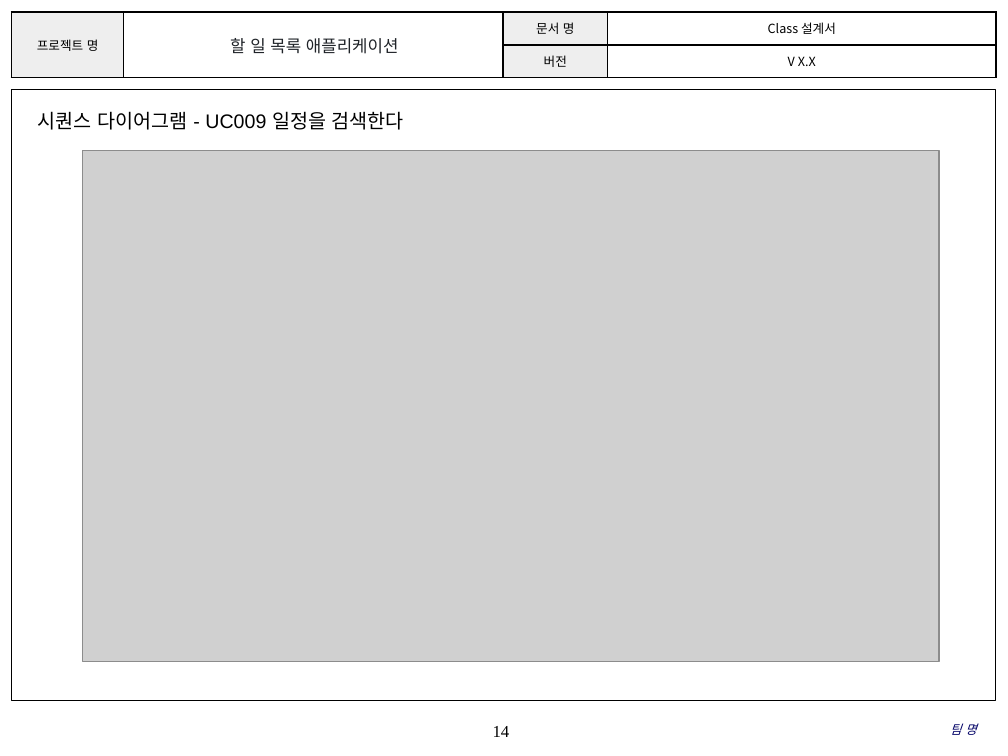
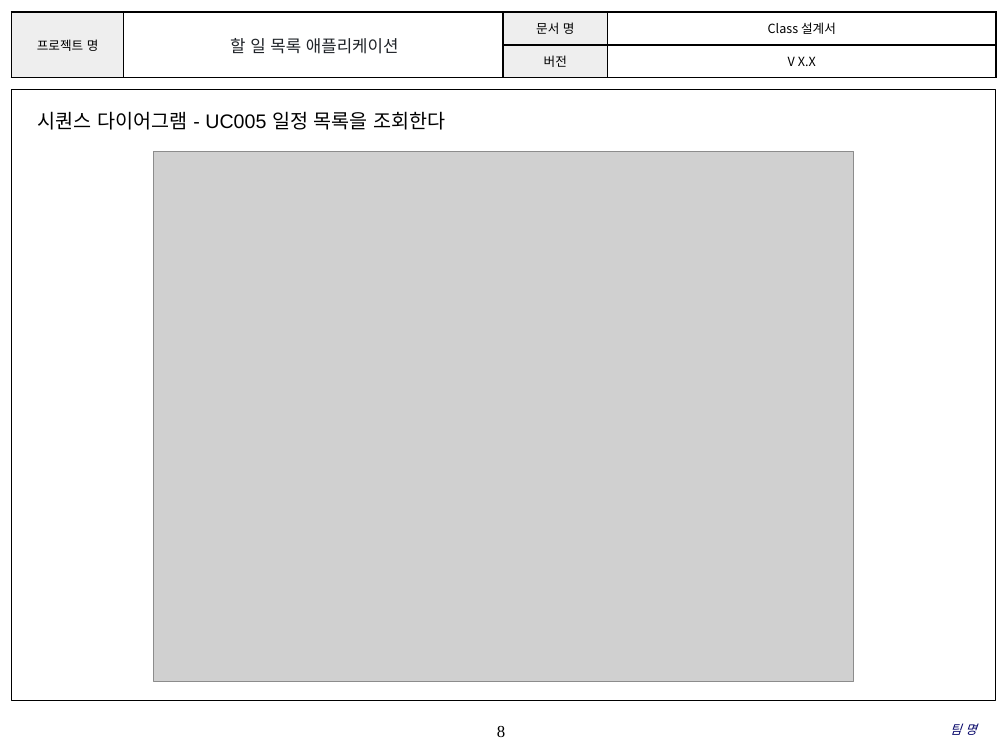
Before and after one commit to 2023-software-engineering/fourplus, a slide deck: slide 8 of ClassDiagram/Class Design_v1.0.1.pptx (slide 14 before the commit). Drawn at 1008x756 pixels with LibreOffice and Linux fonts; fonts in the diff are those of the drawing; grey boxes stand for pictures; background and template pictures are left out. Boxes give left, top, right and bottom in pixels: in the first picture for what was removed or moved away, otherwise in the second. Text is boxed around its words. In the diff, an @@ line names an element or a change of style, - is before the commit and + after.

```diff
--- a/ClassDiagram/Class Design_v1.0.1.pptx
+++ b/ClassDiagram/Class Design_v1.0.1.pptx
@@ text at [38, 111, 445, 130]: text changed @@
-시퀀스 다이어그램 - UC009 일정을 검색한다
+시퀀스 다이어그램 - UC005 일정 목록을 조회한다
@@ picture: place and size @@
-picture at [83, 150, 938, 661]
+picture at [154, 151, 855, 681]
@@ page number at [497, 726, 505, 737]: text changed @@
-14
+8
```
Also in this commit, not shown: 5 other slides changed, 11 slides removed, 2 other files.
